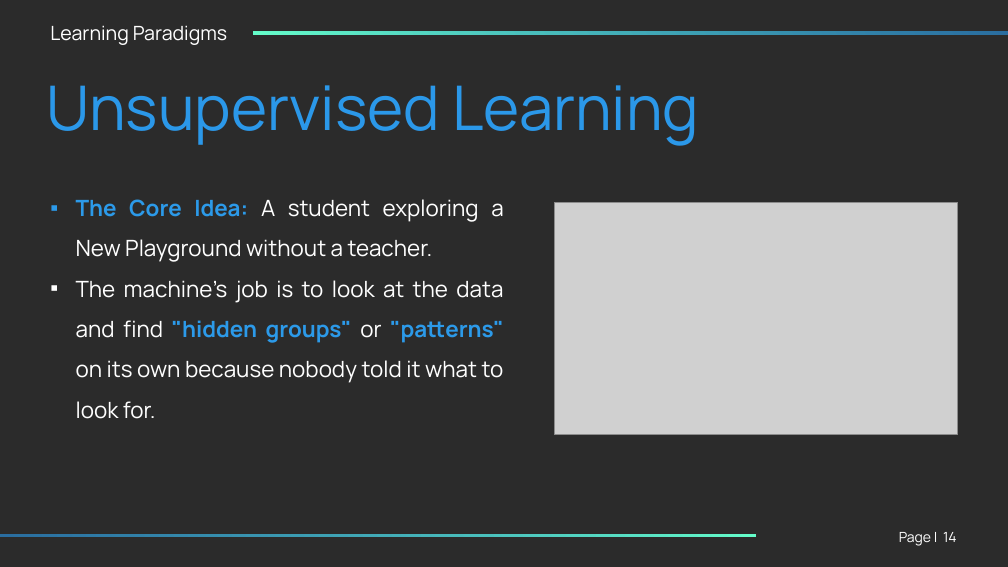
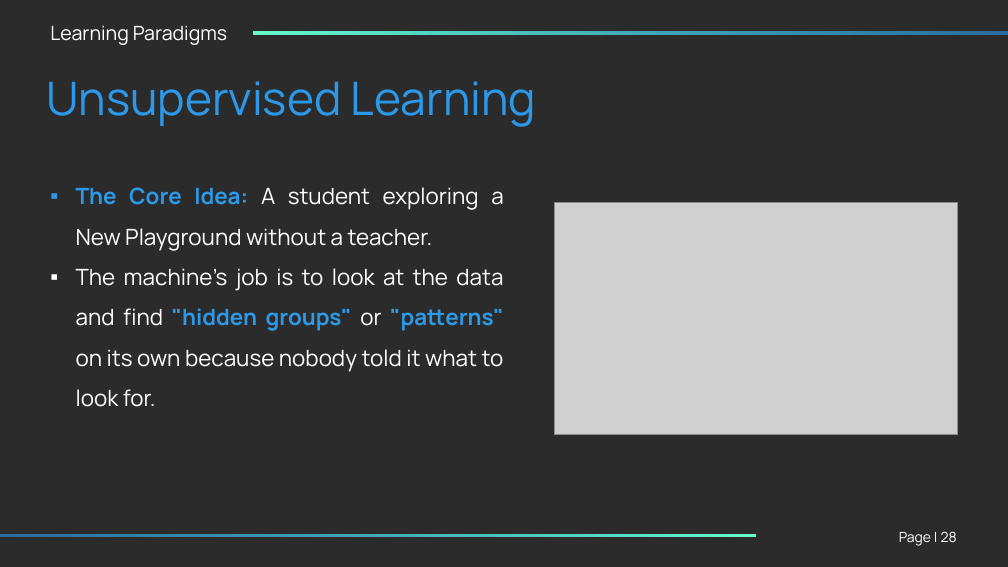
Before and after one commit to KMINDS-Org/INFERENCE-ITERATION-1-, a slide deck: slide 28 of Lvl1_1_ML_Starter_Pack/Class_1/Lvl_1_ML_Starter_Pack_Class_1.pptx (slide 14 before the commit). Drawn at 1008x567 pixels with LibreOffice and Linux fonts; fonts in the diff are those of the drawing; grey boxes stand for pictures; background and template pictures are left out; a plain dark background stands for a picture behind light text. Boxes give left, top, right and bottom in pixels: in the first picture for what was removed or moved away, otherwise in the second. Text is boxed around its words. In the diff, an @@ line names an element or a change of style, - is before the commit and + after.

```diff
--- a/Lvl1_1_ML_Starter_Pack/Class_1/Lvl_1_ML_Starter_Pack_Class_1.pptx
+++ b/Lvl1_1_ML_Starter_Pack/Class_1/Lvl_1_ML_Starter_Pack_Class_1.pptx
@@ text "Unsupervised Learning" at (x1=46, y1=81, x2=536, y2=127): size 88 to 66 pt @@
@@ text "The Core Idea: A student ..." moved from (x1=76, y1=199, x2=504, y2=419) to (x1=76, y1=187, x2=504, y2=407) @@
@@ page number at (x1=941, y1=531, x2=957, y2=542): text changed @@
-14
+28
```
Also in this commit, not shown: 14 other slides changed, 31 slides added, 1 other file.
